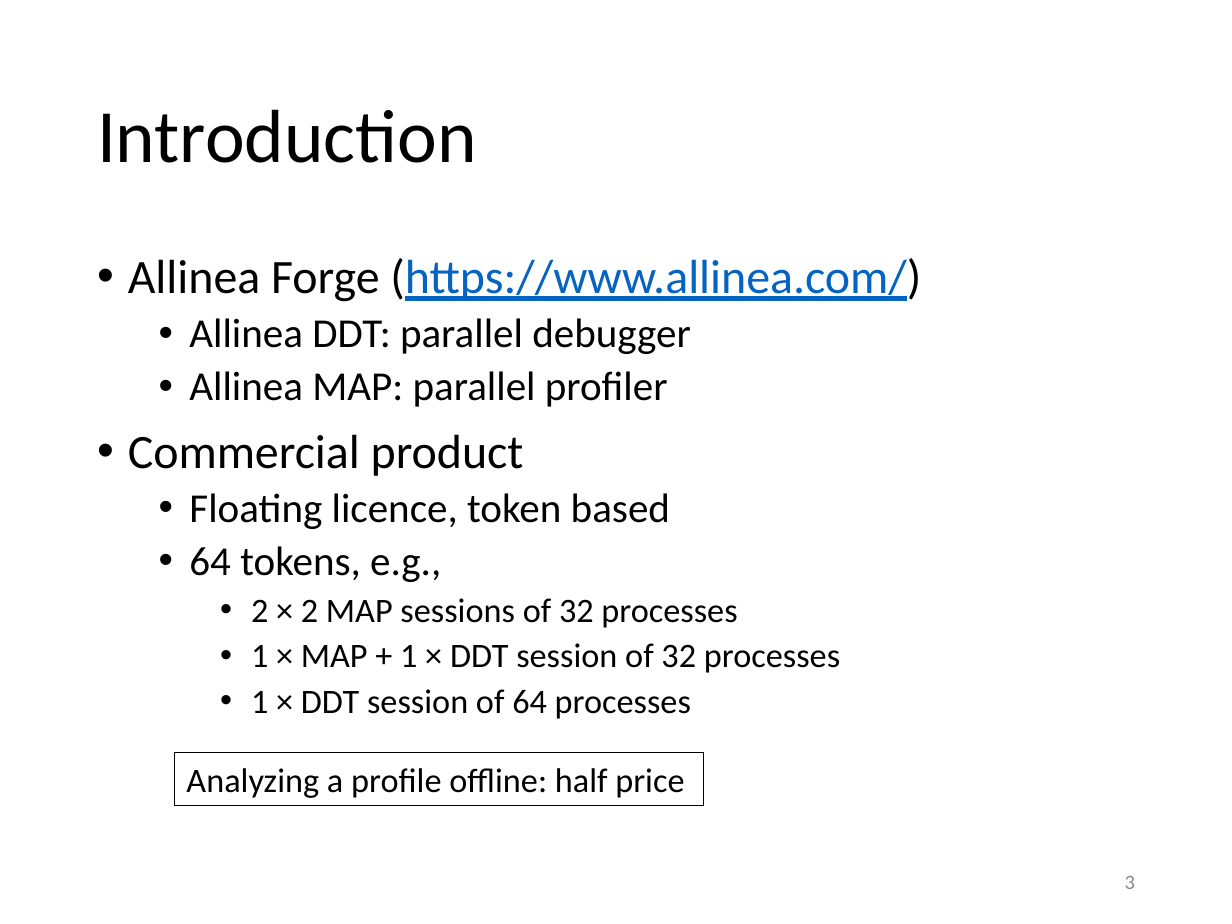
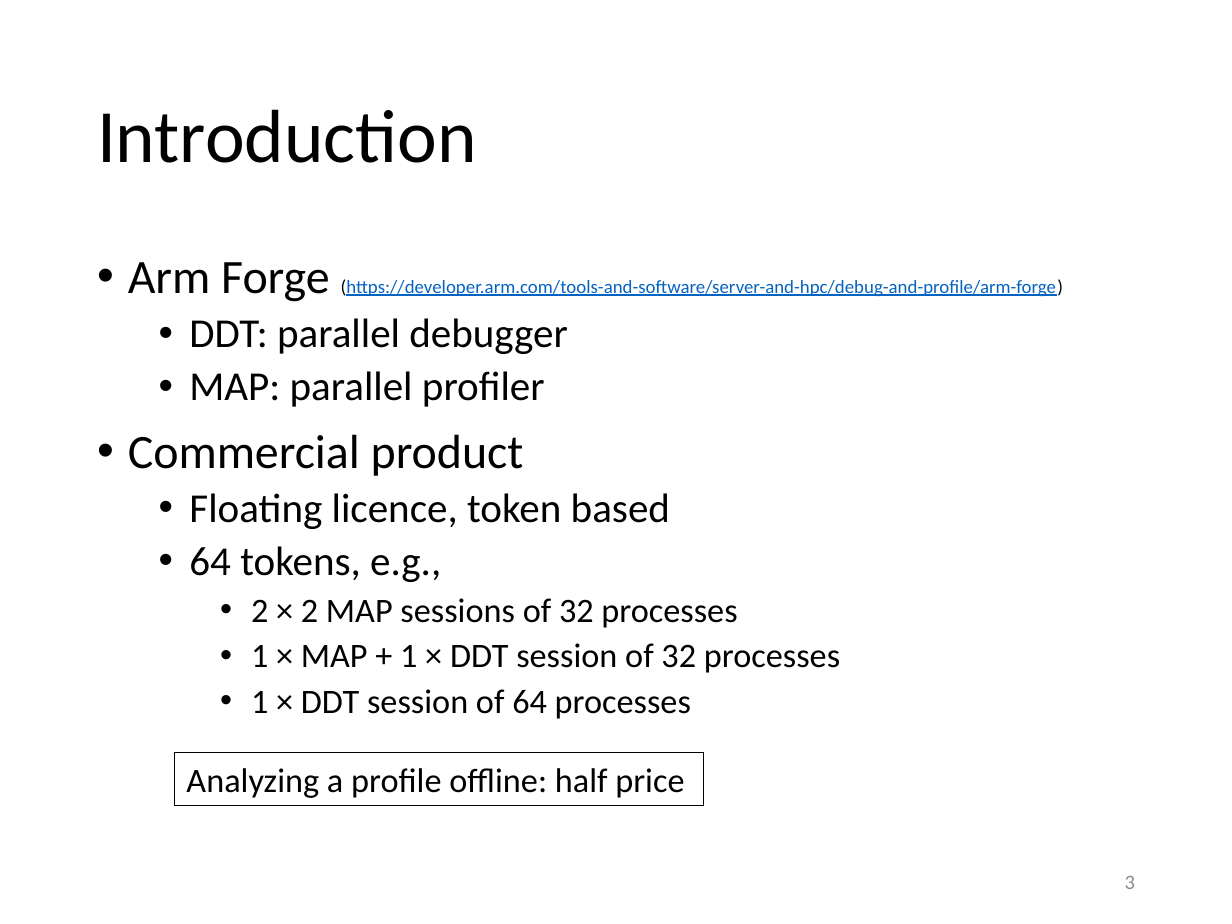
Before and after one commit to gjbex/Code-optimization, a slide deck: slide 3 of arm-map/allinea_map.pptx. Drawn at 1232x924 pixels with LibreOffice and Linux fonts; fonts in the diff are those of the drawing. Boxes give left, top, right and bottom in pixels: in the first picture for what was removed or moved away, otherwise in the second. Text is boxed around its words. In the diff, an @@ line names an element or a change of style, - is before the commit and + after.

```diff
--- a/arm-map/allinea_map.pptx
+++ b/arm-map/allinea_map.pptx
@@ text at bbox=[128, 262, 1063, 407]: text changed; size 24 to 11 pt; text colour #000000 to #0563C1 @@
-• Allinea Forge (https://www.allinea.com/)
-  • Allinea DDT: parallel debugger
-  • Allinea MAP: parallel profiler
+• Arm Forge (https://developer.arm.com/tools-and-software/server-and-hpc/debug-and-profile/arm-forge)
+  • DDT: parallel debugger
+  • MAP: parallel profiler
```
Also in this commit, not shown: 2 other slides changed.
